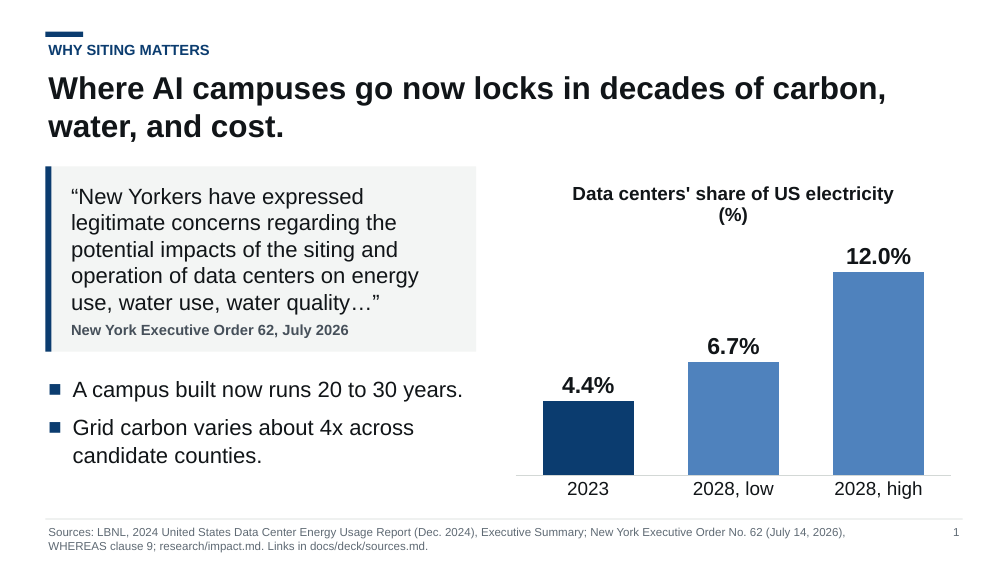
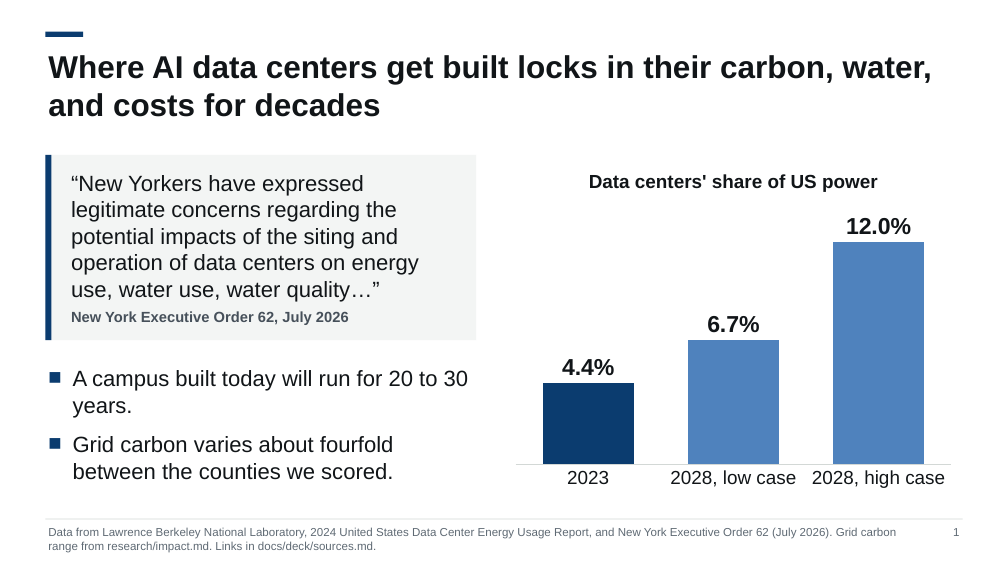
Before and after one commit to NeilKhandelwal/BAC-Hackathon, a slide deck: slide 1 of docs/deck/pitch_template.pptx. Drawn at 1008x567 pixels with LibreOffice and Linux fonts; fonts in the diff are those of the drawing. Boxes give left, top, right and bottom in pixels: in the first picture for what was removed or moved away, otherwise in the second. Text is boxed around its words. In the diff, an @@ line names an element or a change of style, - is before the commit and + after.

```diff
--- a/docs/deck/pitch_template.pptx
+++ b/docs/deck/pitch_template.pptx
@@ text at box(48, 55, 932, 117): text changed @@
-Where AI campuses go now locks in decades of carbon, water, and cost.
+Where AI data centers get built locks in their carbon, water, and costs for decades
@@ text removed at box(48, 44, 210, 55) @@
-WHY SITING MATTERS
@@ 2 rectangles, 1 text, 1 column chart: place and size @@
-2 rectangles, 1 text, 1 column chart at box(45, 166, 960, 507)
+2 rectangles, 1 text, 1 column chart at box(45, 155, 960, 495)
@@ column chart at box(507, 155, 960, 495) @@
@@ title "Data centers' share of US electricity (%)" to "Data centers' share of US power" @@
-categories: 2023, 2028, low, 2028, high
+categories: 2023, 2028, low case, 2028, high case
@@ text at box(73, 370, 469, 480): text changed @@
-■ A campus built now runs 20 to 30 years.
-■ Grid carbon varies about 4x across candidate counties.
+■ A campus built today will run for 20 to 30 years.
+■ Grid carbon varies about fourfold between the counties we scored.
@@ text at box(48, 527, 896, 553): text changed @@
-Sources: LBNL, 2024 United States Data Center Energy Usage Report (Dec. 2024), Executive Summary; New York Executive Order No. 62 (July 14, 2026), WHEREAS clause 9; research/impact.md. Links in docs/deck/sources.md.
+Data from Lawrence Berkeley National Laboratory, 2024 United States Data Center Energy Usage Report, and New York Executive Order 62 (July 2026). Grid carbon range from research/impact.md. Links in docs/deck/sources.md.
```
Also in this commit, not shown: 8 other slides changed, 6 slides added, 6 slides removed, 23 other files.
